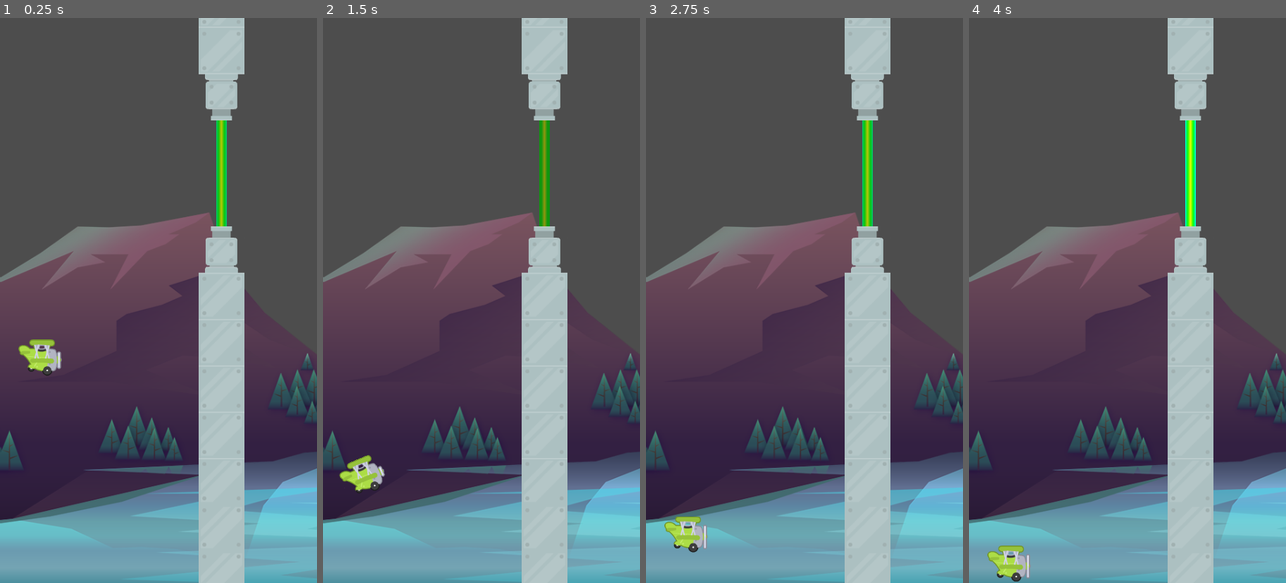
Above: before the commit, frames 1-4 (left to right).
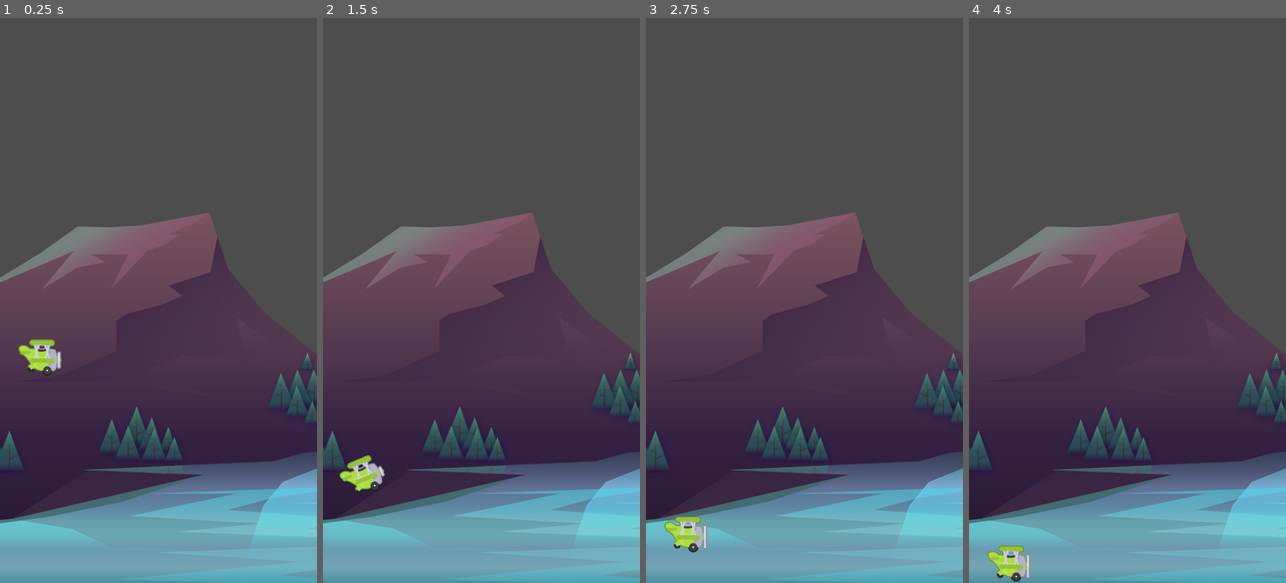
Above: after the commit, the same moments.

Repository: EmilyGreeen/UdemyGodotTappyPlane
Game: Godot game, scene res://scenes/game/game.tscn
Same seed, same stepped clock (60 frames per second), same inputs: the game is played once before the commit and once after it.
Inputs:
- Up to frame 1 (0.25 s): no input
- Up to frame 2 (1.5 s): tap Space (fly) at 0.6, 1.35 s
- Up to frame 3 (2.75 s): tap Space (fly) at 2.1 s
- Up to frame 4 (4 s): tap Space (fly) at 2.85, 3.6 s

The runs differ from the first frame. In frame 1, 11% of the frame differs, in the area x 62-78%, y 0-100%; in frame 2, 11%; in frame 3, 11%; in frame 4, 11%.

Commit message:
add spawn points and spawn timer

Diff:
--- a/scenes/game/game.tscn
+++ b/scenes/game/game.tscn
@@ -1,9 +1,8 @@
-[gd_scene load_steps=5 format=3 uid="uid://86ipyfn5j4v0"]
+[gd_scene load_steps=4 format=3 uid="uid://86ipyfn5j4v0"]
 
 [ext_resource type="Texture2D" uid="uid://5bssorilpep6" path="res://assets/background/rocks_2.png" id="1_orw5e"]
 [ext_resource type="PackedScene" uid="uid://cxvu2j6mvf7sa" path="res://scenes/plane/plane.tscn" id="2_ke0ca"]
 [ext_resource type="PackedScene" uid="uid://ofoq2srct7d" path="res://scenes/barrier/barrier.tscn" id="3_x5cgn"]
-[ext_resource type="PackedScene" uid="uid://cgwsu0bayrgi4" path="res://scenes/pipes/pipes.tscn" id="4_7tekr"]
 
 [node name="Game" type="Node2D"]
 
@@ -20,6 +19,12 @@
 [node name="Barrier2" parent="." instance=ExtResource("3_x5cgn")]
 position = Vector2(-8, 857)
 
-[node name="Pipes" parent="." instance=ExtResource("4_7tekr")]
-z_index = 1
-position = Vector2(335, 235)
+[node name="SpawnUp" type="Marker2D" parent="."]
+position = Vector2(530, 304)
+
+[node name="SpawnDown" type="Marker2D" parent="."]
+position = Vector2(530, 562)
+
+[node name="SpawnTimer" type="Timer" parent="."]
+wait_time = 1.2
+autostart = true
--- /dev/null
+++ b/scenes/pipes/pipes.gd
@@ -0,0 +1,17 @@
+extends Node2D
+
+const SCROLLSPEED: float = 120.0
+
+# Called every frame. 'delta' is the elapsed time since the previous frame.
+func _process(delta: float) -> void:
+	position.x -= SCROLLSPEED * delta
+	check_off_screen()
+
+
+func check_off_screen() -> void:
+	if position.x < -500:
+		queue_free()
+
+
+func _on_screen_exited() -> void:
+	queue_free()
--- a/scenes/pipes/pipes.tscn
+++ b/scenes/pipes/pipes.tscn
@@ -1,10 +1,12 @@
-[gd_scene load_steps=4 format=3 uid="uid://cgwsu0bayrgi4"]
+[gd_scene load_steps=5 format=3 uid="uid://cgwsu0bayrgi4"]
 
+[ext_resource type="Script" path="res://scenes/pipes/pipes.gd" id="1_0t3bi"]
 [ext_resource type="PackedScene" uid="uid://cdr57fnoqsymj" path="res://scenes/pipe/pipe.tscn" id="1_bwh2t"]
 [ext_resource type="PackedScene" uid="uid://c6b6yp2dgn7ie" path="res://scenes/laser/laser.tscn" id="2_tra2y"]
 [ext_resource type="AudioStream" uid="uid://bg7v80x6p6r5c" path="res://assets/audio/score.wav" id="3_m2v4t"]
 
 [node name="Pipes" type="Node2D"]
+script = ExtResource("1_0t3bi")
 
 [node name="Laser" parent="." instance=ExtResource("2_tra2y")]
 
@@ -20,3 +22,5 @@
 
 [node name="ScoreSound" type="AudioStreamPlayer2D" parent="."]
 stream = ExtResource("3_m2v4t")
+
+[connection signal="screen_exited" from="VisibleOnScreenNotifier2D" to="." method="_on_screen_exited"]
